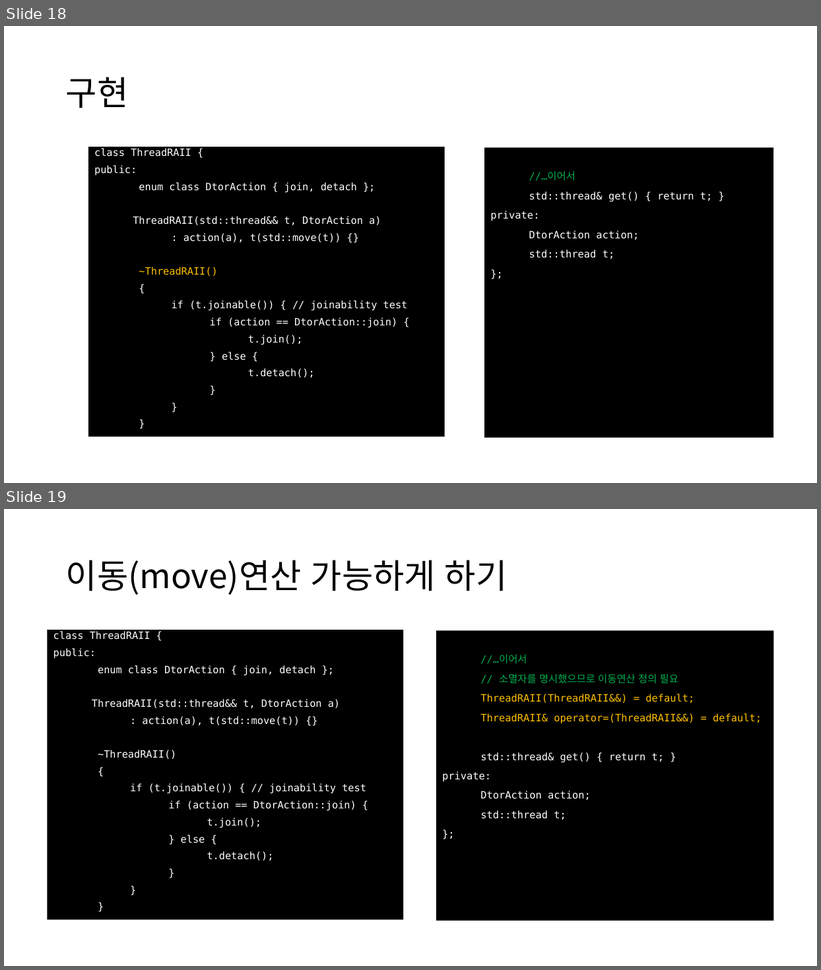
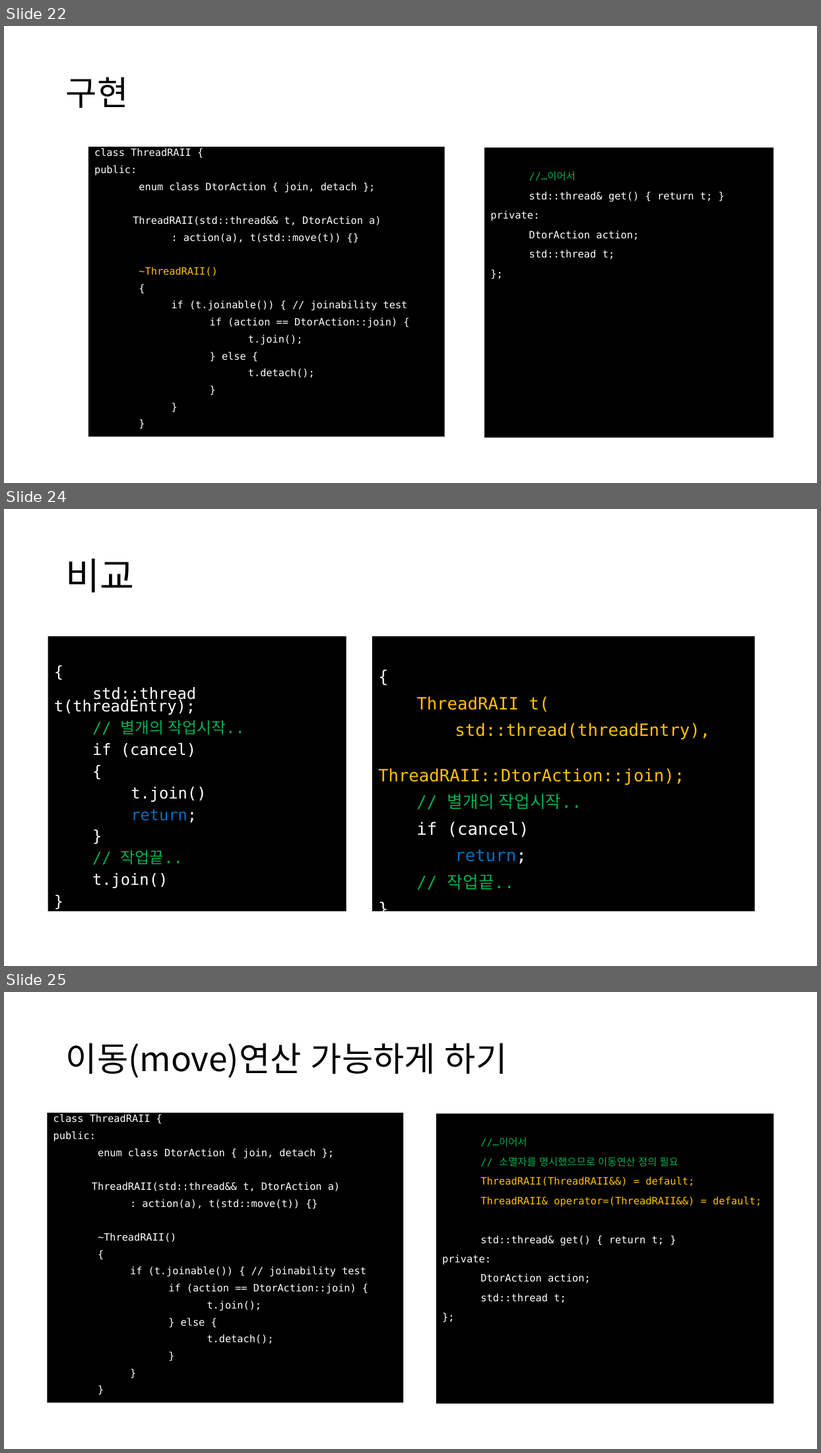
Before and after one commit to OptimizationStudy/Repo2018, a slide deck: PPT/ModernCppStudy_14_(37).pptx. Shown one above the other, each under a label of ours: slides 18 and 19 before the commit, slides 22, 24 and 25 after it; the slides between them are not shown. The pictures are 821x970 and 821x1453 pixels, drawn with LibreOffice and Linux fonts; fonts in the diff are those of the drawing. Boxes give left, top, right and bottom in pixels: in the first picture for what was removed or moved away, otherwise in the second. Text is boxed around its words. In the diff, an @@ line names an element or a change of style, - is before the commit and + after.

```diff
--- a/PPT/ModernCppStudy_14_(37).pptx
+++ b/PPT/ModernCppStudy_14_(37).pptx
@@ slide 24 added at <box>4,509,817,966</box>, background #FFFFFF @@
@@ title added at <box>66,559,135,593</box>, 44 pt, text #000000 @@
+비교
@@ rectangle added at <box>48,636,346,912</box>, fill #000000, 18.5 pt, text #FFFFFF @@
+{
+std::thread t(threadEntry);
+// 별개의 작업시작..
+if (cancel)
+{
+t.join()
+return;
+}
+// 작업끝..
+t.join()
+}
@@ rectangle added at <box>372,636,756,912</box>, fill #000000, 20 pt, text #FFC000 @@
+{
+ThreadRAII t(
+std::thread(threadEntry),
+ThreadRAII::DtorAction::join);
+// 별개의 작업시작..
+if (cancel)
+return;
+// 작업끝..
+}
@@ what was slide 18 is now slide 22 @@
@@ what was slide 19 is now slide 25 @@
```
Also in this commit, not shown: 2 slides changed, 5 other slides added.
